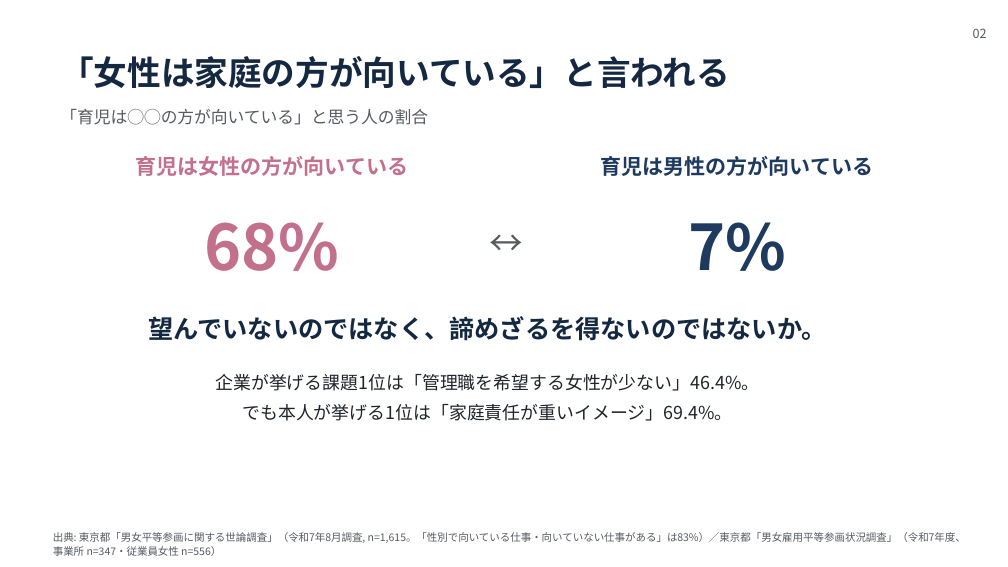
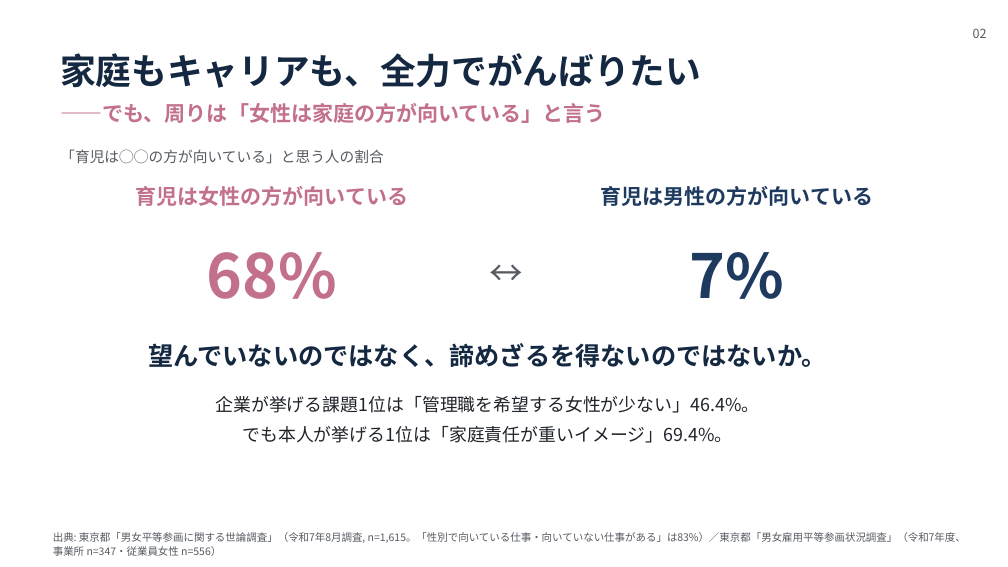
Before and after one commit to vdnih/life-compass-tokyo, a slide deck: slide 2 of docs/hackathon/slides/lifecompass-slides.pptx. Drawn at 1008x567 pixels with LibreOffice and Linux fonts; fonts in the diff are those of the drawing. Boxes give left, top, right and bottom in pixels: in the first picture for what was removed or moved away, otherwise in the second. Text is boxed around its words. In the diff, an @@ line names an element or a change of style, - is before the commit and + after.

Commit message:
docs: 課題スライドの見出しを「彼女」主語に戻す
課題①の見出しを「『女性は家庭の方が向いている』と言われる」としたことで、
全体メッセージの起点である「家庭もキャリアも全力でがんばりたい女性がいる」が
スライドの面から消え、口頭の1節にしか残っていなかった。

見出しの主語を彼女に戻し、課題2枚を一続きの文として読ませる:
- 課題①「家庭もキャリアも、全力でがんばりたい」
  ＋サブ「——でも、周りは『女性は家庭の方が向いている』と言う」
- 課題②「がんばりたくても、使える制度を知らない」

見出しだけを通しで読んだとき彼女を主語にした物語として読めることを、
制作ルールと最終確認のチェック項目に追加した。

台本もスライドのサブ見出しを読み上げない形に直し、625字（標準ペースで
約1分53秒）を維持している。

Refs: PDR-011

```diff
--- a/docs/hackathon/slides/lifecompass-slides.pptx
+++ b/docs/hackathon/slides/lifecompass-slides.pptx
@@ text added at [60, 53, 701, 88], 34 pt, text #142842, bold @@
+家庭もキャリアも、全力でがんばりたい
@@ text at [60, 103, 606, 123]: text changed; size 32 to 20 pt; text colour #142842 to #C2708C @@
-「女性は家庭の方が向いている」と言われる
+——でも、周りは「女性は家庭の方が向いている」と言う
@@ text "「育児は◯◯の方が向いている」と思う人の割合": place and size @@
-text "「育児は◯◯の方が向いている」と思う人の割合" at [60, 109, 428, 125]
+text "「育児は◯◯の方が向いている」と思う人の割合" at [60, 149, 384, 164]
@@ text "「育児は◯◯の方が向いている」と思う人の割合" at [60, 149, 384, 164]: size 16 to 14 pt @@
@@ text "68%" at [207, 252, 337, 299]: size 60 to 58 pt @@
@@ 5 texts: place and size @@
-5 texts at [136, 156, 874, 271]
+5 texts at [136, 186, 874, 299]
@@ text "7%" at [690, 252, 785, 299]: size 60 to 58 pt @@
@@ text "望んでいないのではなく、諦めざるを得ないのではないか。": place and size @@
-text "望んでいないのではなく、諦めざるを得ないのではないか。" at [148, 316, 827, 341]
+text "望んでいないのではなく、諦めざるを得ないのではないか。" at [148, 343, 827, 368]
@@ text "企業が挙げる課題1位は「管理職を希望する女性が少ない」46.4%。": place and size @@
-text "企業が挙げる課題1位は「管理職を希望する女性が少ない」46.4%。" at [215, 374, 759, 421]
+text "企業が挙げる課題1位は「管理職を希望する女性が少ない」46.4%。" at [215, 396, 759, 443]
```
Also in this commit, not shown: 1 other slide changed, 4 other files.
